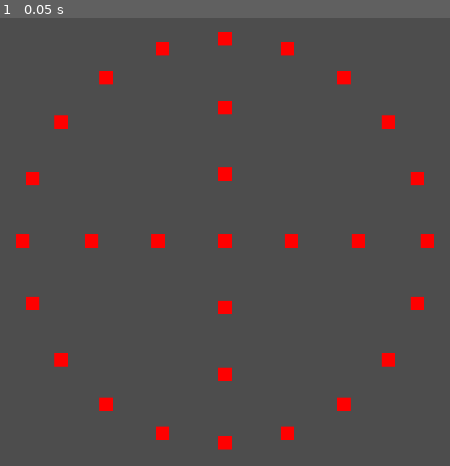
Above: before the commit, frame 1.
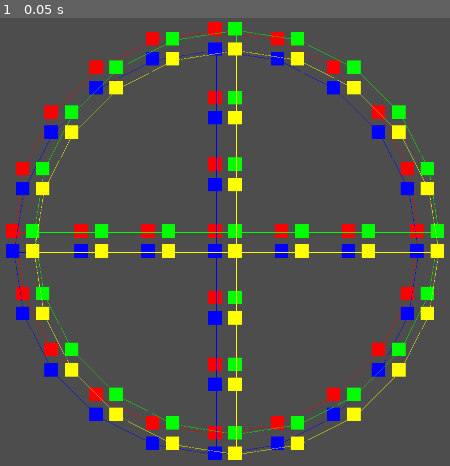
Above: after the commit, the same moment.

Repository: kasworld/gd4yutnori
Game: Godot game, scene res://윷놀이.tscn
The game is run twice, just before and just after one commit, with the same random seed, the same clock (stepped at 60 frames per second) and the same inputs.
Inputs:
- Up to frame 1 (0.05 s): no input

The runs differ from the first frame. In frame 1, 14% of the frame differs, in the area x 1-99%, y 0-99%.

Commit message:
이동경로 추가

Diff:
--- a/윷놀이.gd
+++ b/윷놀이.gd
@@ -7,7 +7,14 @@
 func _ready() -> void:
 	vp_size = get_viewport_rect().size
 	var r = min(vp_size.x,vp_size.y)/2 *0.9
+	var sh = r/20
+	판추가(r,Color.RED,Vector2(-sh,-sh))
+	판추가(r,Color.BLUE,Vector2(-sh,sh))
+	판추가(r,Color.GREEN,Vector2(sh,-sh))
+	판추가(r,Color.YELLOW,Vector2(sh,sh))
+
+func 판추가(r:float, co :Color,shift :Vector2):
 	var 이번판 = 판_scene.instantiate()
-	이번판.init(r, Color.RED)
-	이번판.position = vp_size/2
+	이번판.init(r, co)
+	이번판.position = vp_size/2 + shift
 	add_child(이번판)
--- a/판.gd
+++ b/판.gd
@@ -2,7 +2,14 @@
 
 var 눈_scene = preload("res://눈.tscn")
 
+var r :float
+var co :Color
+var 화살표선들 :PackedVector2Array =[]
+
+
 func init(r: float, co :Color) -> void:
+	self.r = r
+	self.co = co
 	for i in range(0,360,360/20):
 		var rd = deg_to_rad(i)
 		var pos = make_pos_by_rad_r(rd,r)
@@ -14,6 +21,13 @@
 
 	눈추가(r,Vector2(0,0),co)
 
+	for i in range(0,360,360/20):
+		var rd1 = deg_to_rad(i)
+		var rd2 = deg_to_rad(i+360/20)
+		화살표선들.append_array([make_pos_by_rad_r(rd1,r),make_pos_by_rad_r(rd2,r)])
+	for i in [-1.0,-0.33,-0.66,0,0.33,0.66]:
+		화살표선들.append_array([Vector2(r*i,0),Vector2(r*(i+0.33),0)])
+		화살표선들.append_array([Vector2(0,r*i),Vector2(0,r*(i+0.33))])
 
 func 눈추가(r: float, pos:Vector2,co:Color):
 	var 눈1 = 눈_scene.instantiate()
@@ -21,6 +35,8 @@
 	눈1.position = pos
 	add_child(눈1)
 
+func _draw() -> void:
+	draw_multiline(화살표선들,co, 1)
 
 
 func _ready() -> void:
